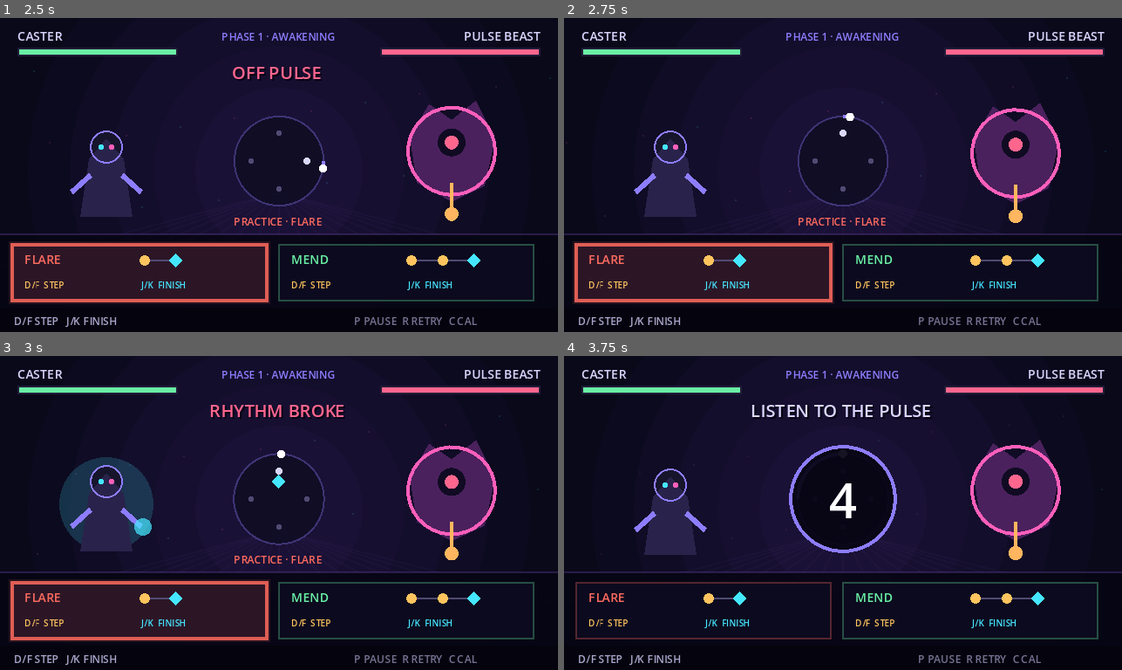
Above: before the commit, frames 1-4 (two rows, left to right).
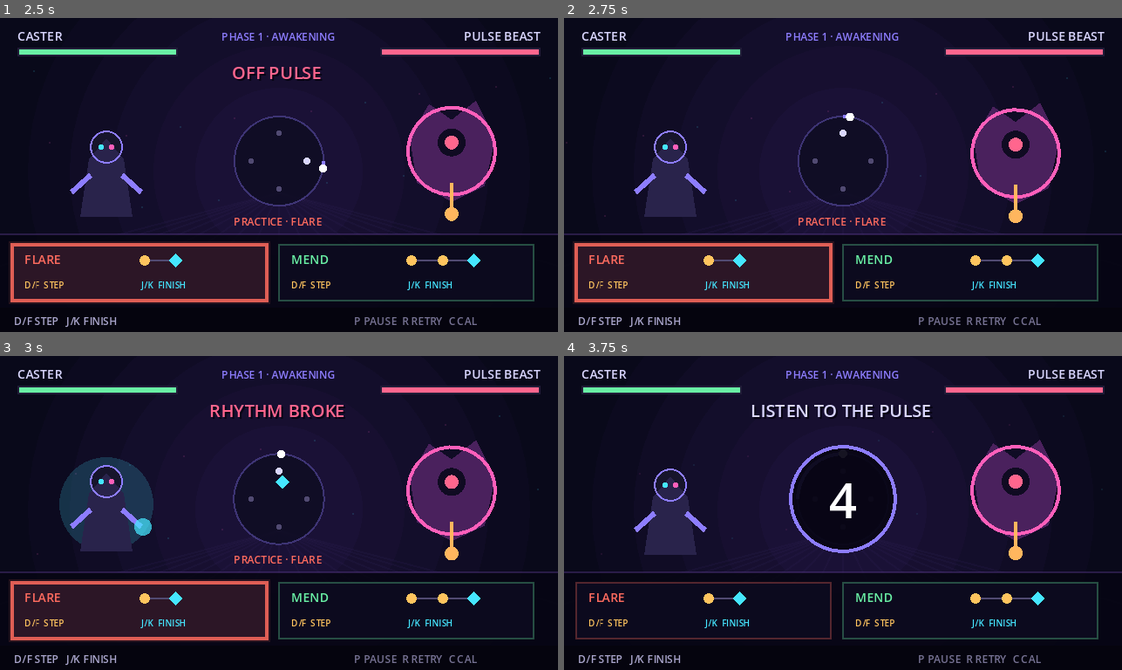
Above: after the commit, the same moments.

Repository: fatjiao/beatspell-game
Game: Godot game, scene res://scenes/beatspell/beatspell_battle.tscn
The game is run twice, just before and just after one commit, with the same random seed, the same clock (stepped at 60 frames per second) and the same inputs. Sound files missing from this copy of the repository are replaced by a short silence.
Inputs:
- Up to frame 1 (2.5 s): tap Enter (ui_accept) at 0.5, 0.77, 1.25, 1.52 s; hold J (battle_cast) 0.53-1.28 s; tap D (battle_charge) at 1.35 s; tap F (instrument_bass) at 2.1 s
- Up to frame 2 (2.75 s): no input
- Up to frame 3 (3 s): tap K (instrument_lead) at 2.85 s
- Up to frame 4 (3.75 s): tap Enter (ui_accept) at 3.02 s; tap R at 3.6 s

Frames 1-2 are identical in both runs. In frame 3, less than 0.1% of the frame differs, in the area x 48-52%, y 37-43%; in frame 4, nothing differs.

Commit message:
feat: show live early and late input positions

Diff:
--- a/scripts/beatspell/beatspell_battle.gd
+++ b/scripts/beatspell/beatspell_battle.gd
@@ -551,8 +551,13 @@
 	if displayed_events.is_empty() and Time.get_ticks_msec() < _recent_command_until:
 		displayed_events = _recent_command
 	for entry in displayed_events:
-		var angle := -PI / 2.0 + float(entry.ring_tick) * TAU / 4.0
+		var angle := -PI / 2.0 + float(entry.ring_phase) * TAU
 		var input_position := center + Vector2(cos(angle), sin(angle)) * 10.0
+		var target_angle := -PI / 2.0 + float(entry.ring_tick) * TAU / 4.0
+		var target_position := center + Vector2(cos(target_angle), sin(target_angle)) * 10.0
+		var trace_color := Color("ffc45e") if entry.action == "step" else Color("45e6ff")
+		trace_color.a = 0.32
+		draw_line(target_position, input_position, trace_color, 1.0)
 		if entry.action == "step":
 			draw_circle(input_position, 3.0, Color("ffc45e"))
 		else:
--- a/scripts/beatspell/spell_command_buffer.gd
+++ b/scripts/beatspell/spell_command_buffer.gd
@@ -21,7 +21,7 @@
 	if is_active() and int(quantized.tick) <= int(events[-1].tick):
 		broken = true
 		return {"status": "duplicate"}
-	var event := _make_event("step", quantized)
+	var event := _make_event("step", quantized, song_time_ms, beat_ms)
 	events.append(event)
 	return {"status": "accepted", "event": event}
 
@@ -30,7 +30,7 @@
 	var quantized := _quantize(song_time_ms, beat_ms)
 	var completed_events := events.duplicate(true)
 	if quantized.valid:
-		completed_events.append(_make_event("finish", quantized))
+		completed_events.append(_make_event("finish", quantized, song_time_ms, beat_ms))
 	var result := {"skill": "", "grade": "miss", "events": completed_events}
 	if not quantized.valid or broken:
 		reset()
@@ -76,11 +76,13 @@
 	}
 
 
-func _make_event(action: String, quantized: Dictionary) -> Dictionary:
+func _make_event(action: String, quantized: Dictionary, song_time_ms: int, beat_ms: float) -> Dictionary:
+	var cycle_ms := beat_ms * float(RING_TICKS)
 	return {
 		"action": action,
 		"tick": quantized.tick,
 		"ring_tick": posmod(int(quantized.tick), RING_TICKS),
+		"ring_phase": fposmod(float(song_time_ms), cycle_ms) / cycle_ms,
 		"offset_ms": quantized.offset_ms,
 		"grade": quantized.grade,
 	}
--- a/tests/capture_beatspell_preview.gd
+++ b/tests/capture_beatspell_preview.gd
@@ -17,9 +17,9 @@
 	stage.set("_skill_flash_until", Time.get_ticks_msec() + 420)
 	var command = stage.get("_command")
 	command.reset()
-	command.register_step(500, 500.0)
-	command.register_step(1000, 500.0)
-	var mend: Dictionary = command.finish(1500, 500.0)
+	command.register_step(590, 500.0)
+	command.register_step(910, 500.0)
+	var mend: Dictionary = command.finish(1590, 500.0)
 	stage.set("_recent_command", mend.events)
 	stage.set("_recent_command_until", Time.get_ticks_msec() + 900)
 	stage.queue_redraw()
@@ -36,8 +36,8 @@
 	stage.set("_last_skill", "")
 	stage.set("_skill_flash_until", 0)
 	command.reset()
-	command.register_step(16_000, 500.0)
-	var flare: Dictionary = command.finish(16_500, 500.0)
+	command.register_step(16_090, 500.0)
+	var flare: Dictionary = command.finish(16_410, 500.0)
 	stage.set("_recent_command", flare.events)
 	stage.set("_recent_command_until", Time.get_ticks_msec() + 900)
 	stage.queue_redraw()
--- a/tests/test_spell_command_buffer.gd
+++ b/tests/test_spell_command_buffer.gd
@@ -10,9 +10,15 @@
 	var start: Dictionary = command.register_step(2510, 500.0)
 	_expect(failures, start.status == "accepted", "FLARE can begin on an arbitrary whole beat")
 	_expect(failures, command.events[0].ring_tick == 1, "step preserves its absolute four-position ring phase")
+	_expect(failures, command.events[0].has("ring_phase"), "step stores its unquantized live ring phase")
+	if command.events[0].has("ring_phase"):
+		_expect(failures, command.events[0].ring_phase > 0.25, "late step is drawn after its target corner")
 	var flare: Dictionary = command.finish(2990, 500.0)
 	_expect(failures, flare.skill == "fireball" and flare.grade == "perfect", "whole-beat step then finish casts FLARE")
 	_expect(failures, flare.events.size() == 2 and flare.events[1].ring_tick == 2, "finish event keeps its global ring phase")
+	_expect(failures, flare.events.size() == 2 and flare.events[1].has("ring_phase"), "finish stores its unquantized live ring phase")
+	if flare.events.size() == 2 and flare.events[1].has("ring_phase"):
+		_expect(failures, flare.events[1].ring_phase < 0.5, "early finish is drawn before its target corner")
 	_expect(failures, not command.is_active(), "successful finish clears the command")
 
 	command.register_step(4000, 500.0)
Not shown, added: docs/plans/2026-11-05-live-input-phase-design.md
